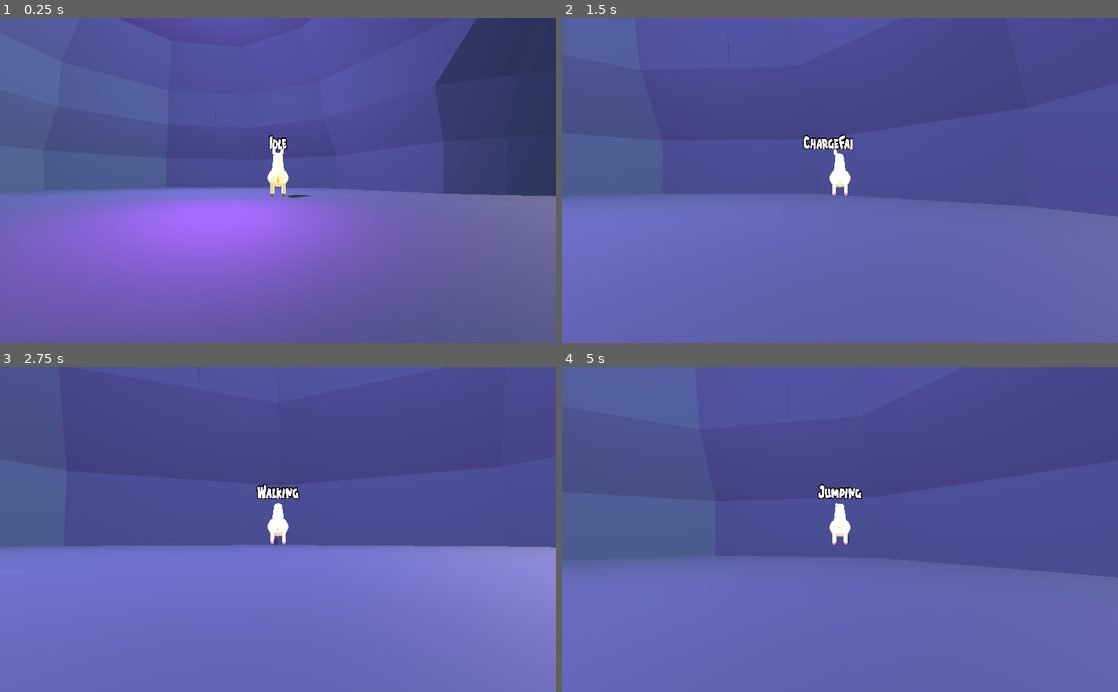
Above: before the commit, frames 1-4 (two rows, left to right).
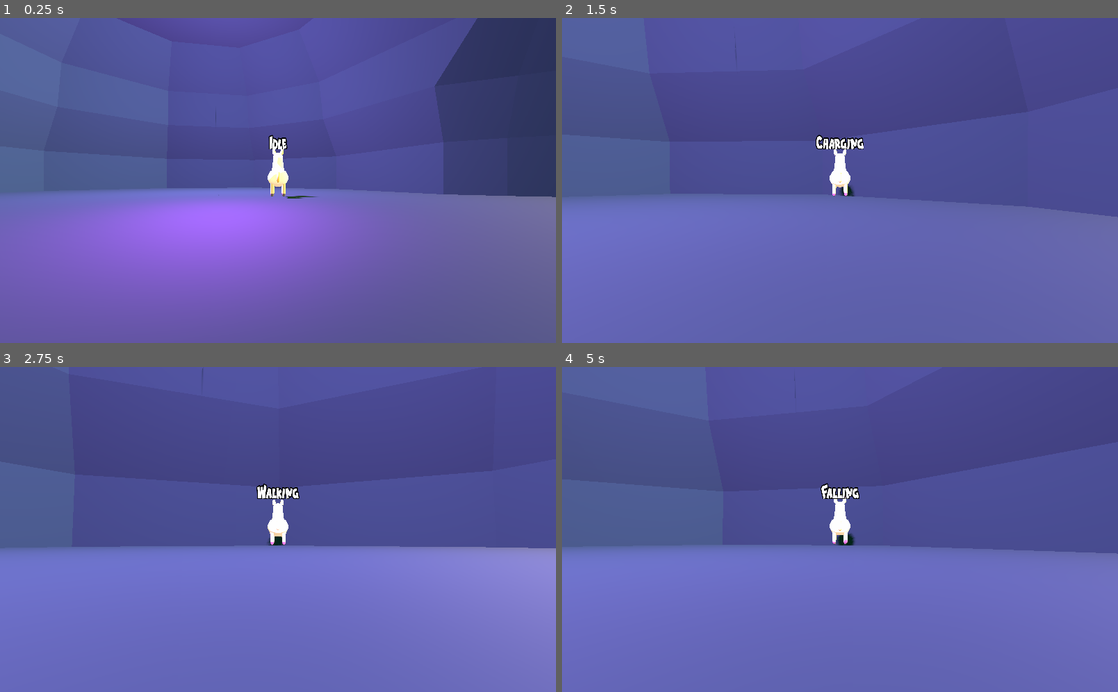
Above: after the commit, the same moments.

Repository: ChewieCB/Alpacolypse
Game: Godot game, scene res://src/levels/ml_01/ML_01.tscn
The game is run twice, just before and just after one commit, with the same random seed, the same clock (stepped at 60 frames per second) and the same inputs.
Inputs (mouse positions are in pixels of both pictures, inside the frame that each line leads up to):
- Up to frame 1 (0.25 s): no input
- Up to frame 2 (1.5 s): tap Enter at 0.5 s; move the mouse to (867, 180) at 0.52 s; hold Shift (p1_charge) 0.53-1.28 s; hold W (p1_move_forwards) from 0.53 s (still down); tap Space (p1_jump) at 0.77 s; move the mouse to (812, 180) at 1.27 s; tap Down (p1_look_down) at 1.35 s
- Up to frame 3 (2.75 s): keep holding W (p1_move_forwards); tap Space (p1_jump) at 1.52 s; move the mouse to (289, 523) at 2.02 s; hold Left (p1_look_left) from 2.03 s (still down)
- Up to frame 4 (5 s): keep holding W (p1_move_forwards); move the mouse to (834, 536) at 2.77 s; release Left (p1_look_left) at 2.78 s; tap Right (p1_look_right) at 2.85 s; tap Space (p1_jump) at 3.02, 3.77, 4.52 s; move the mouse to (878, 532) at 3.52 s; hold Up (p1_look_up) 3.53-4.28 s; move the mouse to (795, 526) at 4.27 s; click (795, 526) at 4.35 s

The runs differ from the first frame. In frame 1, 0.2% of the frame differs, in the area x 30-100%, y 0-56%; in frame 2, 0.4%; in frame 3, 0.3%; in frame 4, 8.2%, in the area x 0-100%, y 3-70%.
Error in both runs: Invalid get index 'navmesh' (on base: 'RID'). (res://src/characters/sheep/src/state_machine/states/sheep_movement.gd:75)

Commit message:
Added Llama Mesh & Animations, Adjusting Colliders Accordingly

Diff:
--- a/src/OLD/characters/Player/LlamaSkin.tscn
+++ b/src/OLD/characters/Player/LlamaSkin.tscn
@@ -801,12 +801,6 @@
 skin = SubResource( 2 )
 material/0 = null
 
-[node name="Node 3" type="Spatial" parent="RootNode gltf orientation matrix/RootNode model correction matrix/226044381412411f86491817fd15986cfbx/Node/RootNode/Rig/Node 2"]
-transform = Transform( 100, -5.29395e-23, -2.18073e-29, 3.04323e-29, 1.62921e-05, 100, -5.29395e-23, -100, 1.62921e-05, 0, 0, 0 )
-
-[node name="Llama_LOD1" type="Spatial" parent="RootNode gltf orientation matrix/RootNode model correction matrix/226044381412411f86491817fd15986cfbx/Node/RootNode"]
-transform = Transform( 100, 0, 0, 0, 1.78814e-05, 100, 0, -100, 1.78814e-05, 0, 0, 0 )
-
 [node name="AnimationPlayer" type="AnimationPlayer" parent="."]
 anims/Bonk = SubResource( 3 )
 anims/Charge = SubResource( 4 )
--- a/src/player/src/PlayerController.tscn
+++ b/src/player/src/PlayerController.tscn
@@ -15,16 +15,14 @@
 [ext_resource path="res://src/ui/debug/StatusLabels.tscn" type="PackedScene" id=13]
 [ext_resource path="res://src/OLD/characters/Player/LlamaSkin.tscn" type="PackedScene" id=14]
 
-[sub_resource type="BoxShape" id=1]
-extents = Vector3( 0.1, 0.75, 0.495588 )
-
-[sub_resource type="CapsuleShape" id=2]
-radius = 0.5
-
-[sub_resource type="CapsuleMesh" id=3]
-radius = 0.5
+[sub_resource type="CapsuleShape" id=7]
+radius = 0.957411
+height = 1.24562
 
 [sub_resource type="RayShape" id=4]
+
+[sub_resource type="BoxShape" id=1]
+extents = Vector3( 0.193627, 1.33591, 0.632451 )
 
 [sub_resource type="ViewportTexture" id=5]
 viewport_path = NodePath("StatusLabels/Viewport")
@@ -33,32 +31,29 @@
 
 [node name="Player" type="KinematicBody"]
 collision_layer = 2
+collision_mask = 13
 script = ExtResource( 4 )
 
-[node name="LlamaSkin" parent="." instance=ExtResource( 14 )]
-transform = Transform( -4.37114e-10, 0, -0.01, 0, 0.01, 0, 0.01, 0, -4.37114e-10, 0, 0, 0 )
-
-[node name="ChargeCollider" type="Area" parent="."]
-transform = Transform( 1, 0, 0, 0, 1, 0, 0, 0, 1, 0, 1.24349, 0 )
-collision_layer = 0
-collision_mask = 8
-
-[node name="CollisionShape" type="CollisionShape" parent="ChargeCollider"]
-transform = Transform( 1, 0, 0, 0, 1, 0, 0, 0, 1, -0.414761, -0.12775, 0 )
-shape = SubResource( 1 )
-
 [node name="DefaultCollisionShape" type="CollisionShape" parent="."]
-transform = Transform( 1, 0, 0, 0, -4.37114e-08, -1, 0, 1, -4.37114e-08, 0, 1, 0 )
-visible = false
-shape = SubResource( 2 )
-
-[node name="ColliderMesh" type="MeshInstance" parent="DefaultCollisionShape"]
-mesh = SubResource( 3 )
-material/0 = null
+transform = Transform( 1, 0, 0, 0, -4.37114e-08, -1, 0, 1, -4.37114e-08, 0, 1.52527, 0 )
+shape = SubResource( 7 )
 
 [node name="SlopeRayCollisionShape1" type="CollisionShape" parent="."]
 transform = Transform( 1, 0, 0, 0, -4.37114e-08, -1, 0, 1, -4.37114e-08, 0, 1, 0 )
 shape = SubResource( 4 )
+
+[node name="Collision" type="Spatial" parent="."]
+
+[node name="LlamaSkin" parent="Collision" instance=ExtResource( 14 )]
+transform = Transform( -4.37114e-10, 0, -0.01, 0, 0.01, 0, 0.01, 0, -4.37114e-10, 0, 0, 0 )
+
+[node name="ChargeCollider" type="Area" parent="Collision"]
+transform = Transform( 1, 0, 0, 0, 1, 0, 0, 0, 1, -1.16487, 1.5454, 0 )
+collision_layer = 0
+collision_mask = 8
+
+[node name="CollisionShape" type="CollisionShape" parent="Collision/ChargeCollider"]
+shape = SubResource( 1 )
 
 [node name="StateMachine" type="Node" parent="." groups=[
 "state_machine",
@@ -126,6 +121,6 @@
 
 [node name="Tween" type="Tween" parent="."]
 
-[connection signal="body_entered" from="ChargeCollider" to="." method="_on_ChargeCollider_body_entered"]
+[connection signal="body_entered" from="Collision/ChargeCollider" to="." method="_on_ChargeCollider_body_entered"]
 
 [editable path="StatusLabels"]
--- a/src/player/src/camera/camera_controller.gd
+++ b/src/player/src/camera/camera_controller.gd
@@ -47,10 +47,9 @@
 	rotation_degrees.y += camera_rotation.y
 
 	# Rotate the player meshes to face the new look direction
-	var player_mesh = get_node("../LlamaSkin")
-	var charge_collider = get_node("../ChargeCollider")
-	player_mesh.rotation_degrees.y += camera_rotation.y
-	charge_collider.rotation_degrees.y += camera_rotation.y
+	var collision = get_node("../Collision")
+#	player_mesh.rotation_degrees.y += camera_rotation.y
+	collision.rotation_degrees.y += camera_rotation.y
 
 
 	rotation_degrees.z += camera_rotation.z
--- a/src/player/src/player_controller.gd
+++ b/src/player/src/player_controller.gd
@@ -1,6 +1,6 @@
 extends KinematicBody
 
-onready var skin = $LlamaSkin
+onready var skin = $Collision/LlamaSkin
 onready var camera_pivot = $CameraPivot
 onready var camera = $CameraPivot/Camera
 onready var state_machine = $StateMachine
@@ -19,7 +19,8 @@
 		var flung_velocity = calcualate_charge_trajectory(body, 40.0)
 		body.state_machine.transition_to("Movement/Flung", {"flung_velocity": flung_velocity})
 	# TODO - knock the player back
-	skin.transition_to(skin.States.BONK)
+#	skin.transition_to(skin.States.BONK)
+	state_machine.transition_to("Movement/Knockback")
 
 
 func calcualate_charge_trajectory(body, impact_force):
Not shown: 1 places in src/player/src/PlayerController.tscn that only renumber resources
